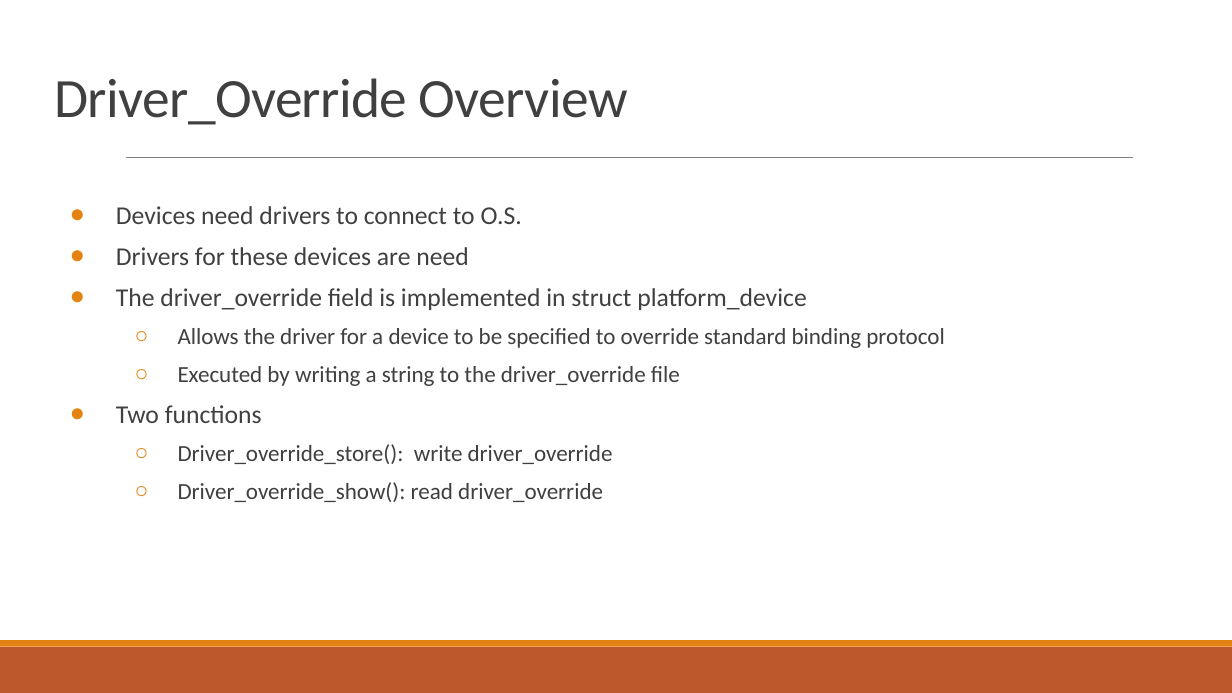
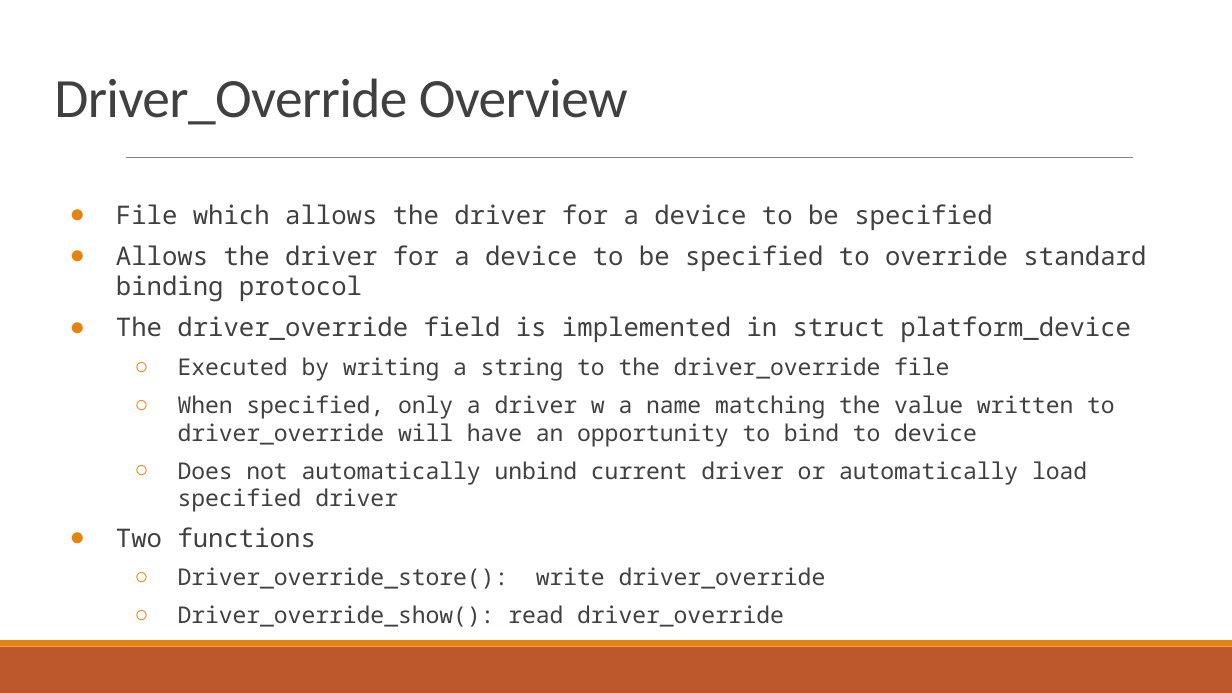
Before and after one commit to ttown386/PaVT-BST, a slide deck: slide 16 of doc/HW2/CVE COP6616.pptx. Drawn at 1232x693 pixels with LibreOffice and Linux fonts; fonts in the diff are those of the drawing. Boxes give left, top, right and bottom in pixels: in the first picture for what was removed or moved away, otherwise in the second. Text is boxed around its words. In the diff, an @@ line names an element or a change of style, - is before the commit and + after.

Commit message:
fixed driver_override slide

```diff
--- a/doc/HW2/CVE COP6616.pptx
+++ b/doc/HW2/CVE COP6616.pptx
@@ text at [116,204,1146,302]: text changed; font Calibri to Noto Sans Mono @@
-● Devices need drivers to connect to O.S.
-● Drivers for these devices are need
+● File which allows the driver for a device to be specified
+● Allows the driver for a device to be specified to override standard binding protocol
@@ text at [116,316,1131,627]: font Calibri to Noto Sans Mono in "The driver_override field is implemented in struct ...", "Executed by writing a string to the ...", "Two functions", "Driver_override_store(): write driver_override" and 1 more places @@
@@ text at [178,328,944,348]: paragraph removed @@
-  ○ Allows the driver for a device to be specified to override standard binding protocol
@@ text at [178,395,1115,512]: paragraphs added @@
+  ○ When specified, only a driver w a name matching the value written to driver_override will have an opportunity to bind to device
+  ○ Does not automatically unbind current driver or automatically load specified driver
```
